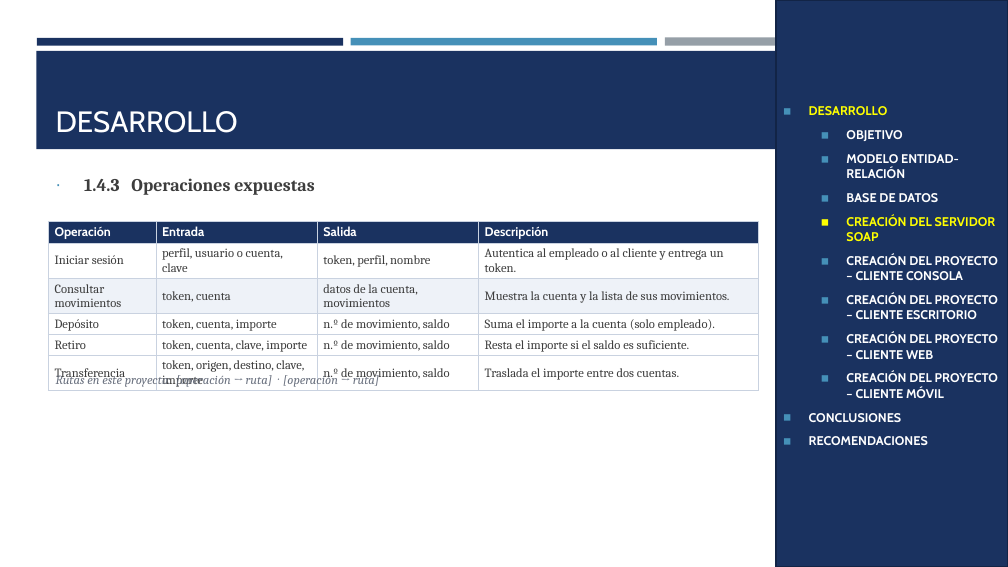
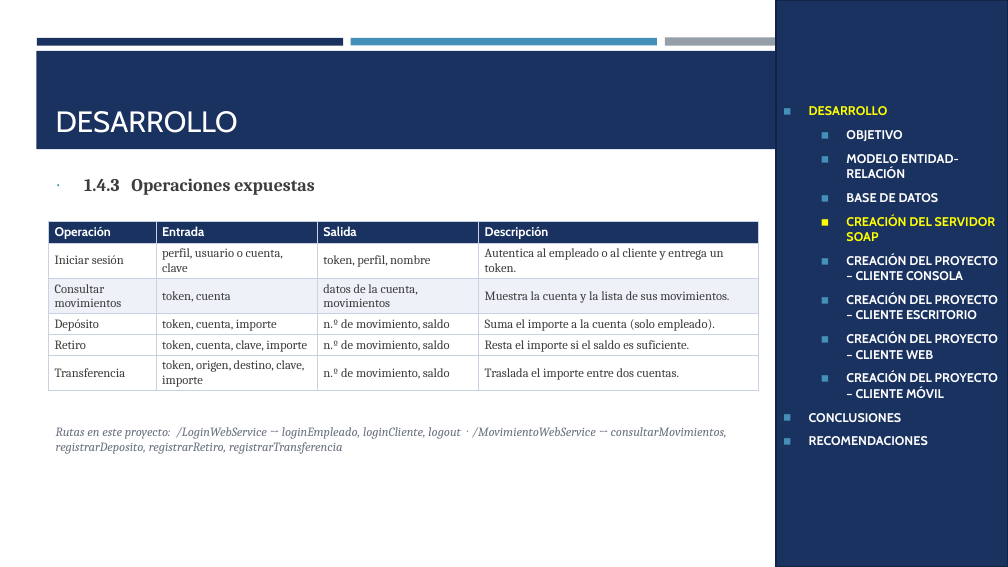
Before and after one commit to IMarcusDev/TI.1.1.-PAO202651_SOAP_JAVA_CONBDD_NRC36883_GR04, a slide deck: slide 8 of 05. DOCUMENTACION/PRESENTACION TI.1.1. SOAP con BDD en JAVA GR4.pptx. Drawn at 1008x567 pixels with LibreOffice and Linux fonts; fonts in the diff are those of the drawing. Boxes give left, top, right and bottom in pixels: in the first picture for what was removed or moved away, otherwise in the second. Text is boxed around its words. In the diff, an @@ line names an element or a change of style, - is before the commit and + after.

```diff
--- a/05. DOCUMENTACION/PRESENTACION TI.1.1. SOAP con BDD en JAVA GR4.pptx
+++ b/05. DOCUMENTACION/PRESENTACION TI.1.1. SOAP con BDD en JAVA GR4.pptx
@@ text at box(56, 427, 727, 454): text changed @@
-Rutas en este proyecto: [operación → ruta] · [operación → ruta]
+Rutas en este proyecto: /LoginWebService → loginEmpleado, loginCliente, logout · /MovimientoWebService → consultarMovimientos, registrarDeposito, registrarRetiro, registrarTransferencia
```
Also in this commit, not shown: 19 other slides changed, 4 slides added.
